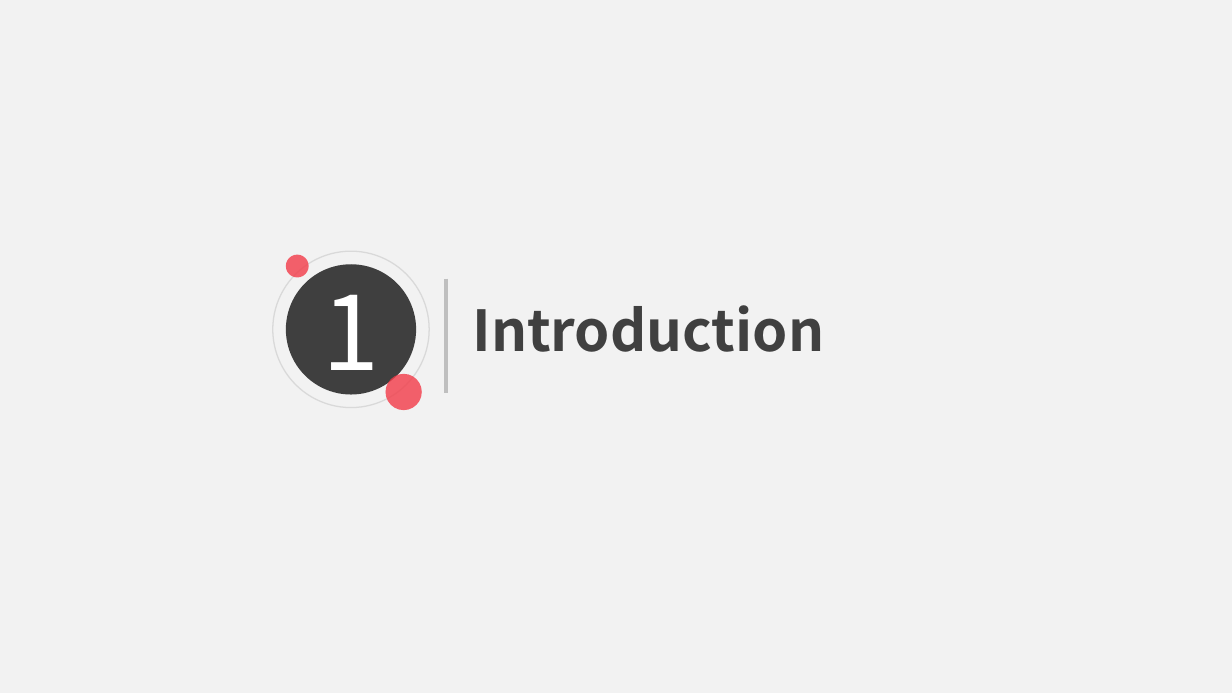
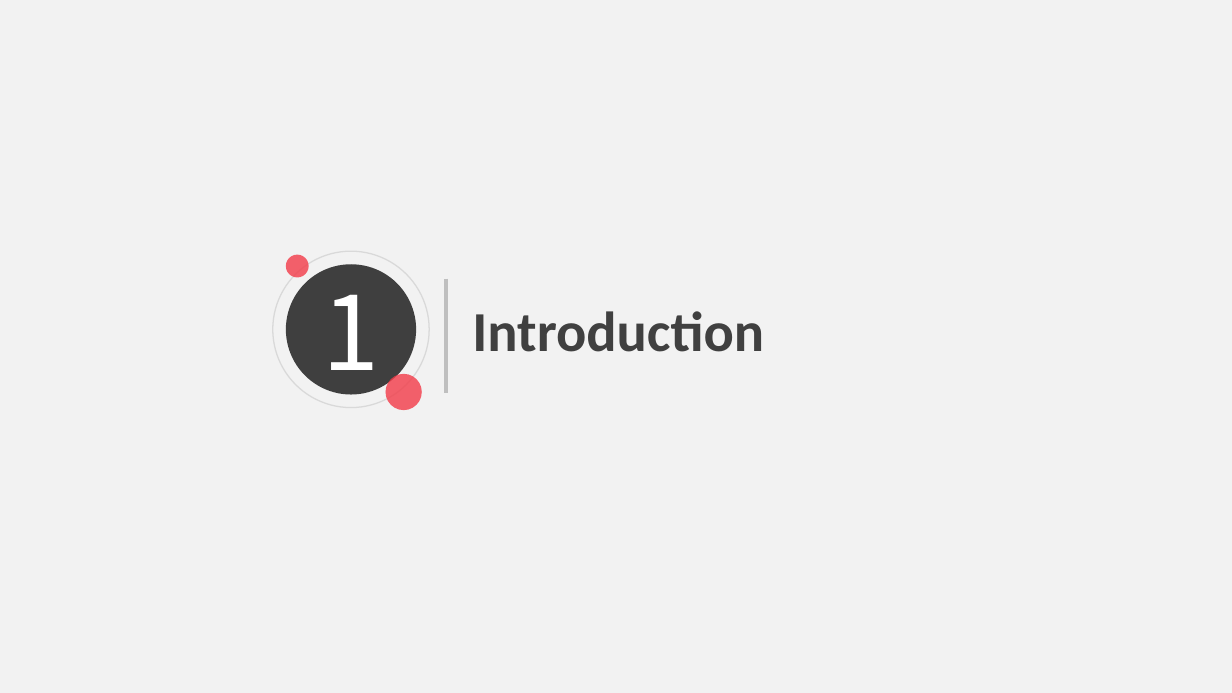
Before and after one commit to bennytzang-ntut109368085/OS_final_student-assistant, a slide deck: slide 3 of operating_system final project.pptx. Drawn at 1232x693 pixels with LibreOffice and Linux fonts; fonts in the diff are those of the drawing. Boxes give left, top, right and bottom in pixels: in the first picture for what was removed or moved away, otherwise in the second. Text is boxed around its words. In the diff, an @@ line names an element or a change of style, - is before the commit and + after.

```diff
--- a/operating_system final project.pptx
+++ b/operating_system final project.pptx
@@ text "Introduction" at (472, 311, 764, 352): font Noto Sans CJK SC to Calibri @@
```
Also in this commit, not shown: 14 other slides changed, 5 slides added, 7 other files.
